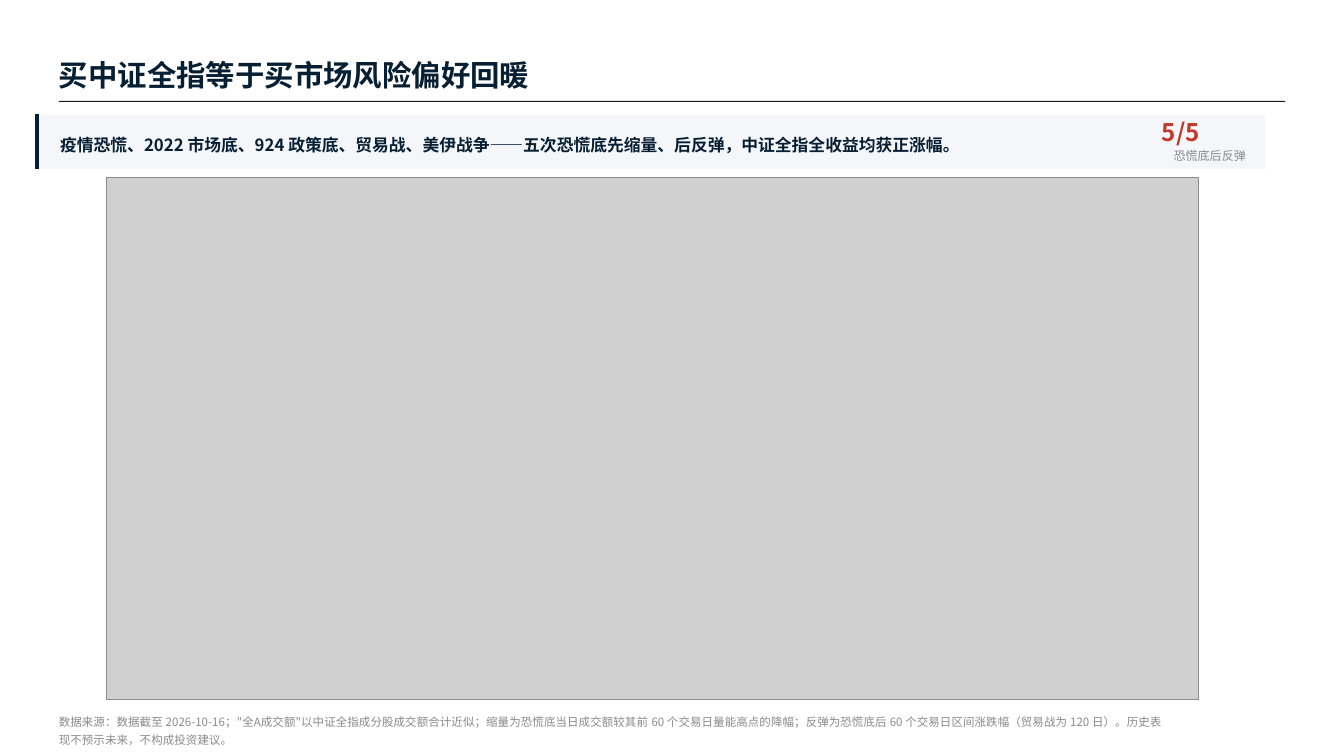
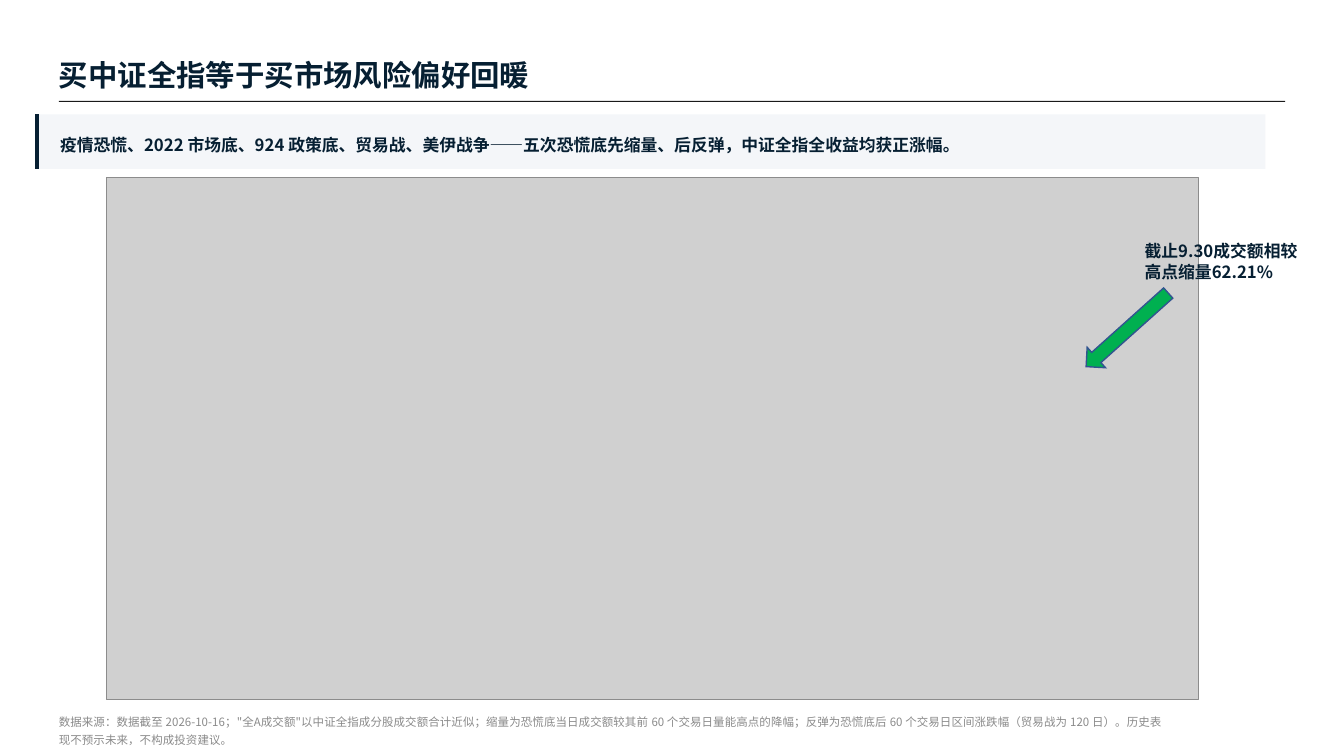
Before and after one commit to marvinbai303-ops/workbuddy, a slide deck: slide 2 of 样板间投顾组合净值预估/中证全指投顾说明/守正组合构建及回测.pptx. Drawn at 1344x756 pixels with LibreOffice and Linux fonts; fonts in the diff are those of the drawing; grey boxes stand for pictures. Boxes give left, top, right and bottom in pixels: in the first picture for what was removed or moved away, otherwise in the second. Text is boxed around its words. In the diff, an @@ line names an element or a change of style, - is before the commit and + after.

```diff
--- a/样板间投顾组合净值预估/中证全指投顾说明/守正组合构建及回测.pptx
+++ b/样板间投顾组合净值预估/中证全指投顾说明/守正组合构建及回测.pptx
@@ text removed at [1162,121,1200,146] @@
-5/5
@@ text removed at [1174,150,1246,161] @@
-恐慌底后反弹
@@ text added at [1145,240,1298,283], 12 pt, text #061F32, bold @@
+截止9.30成交额相较高点缩量62.21%
@@ left arrow added at [1078,283,1178,377], fill #00B050, outline #325491 1 pt @@
```
Also in this commit, not shown: 1 other slide changed, 15 other files.
